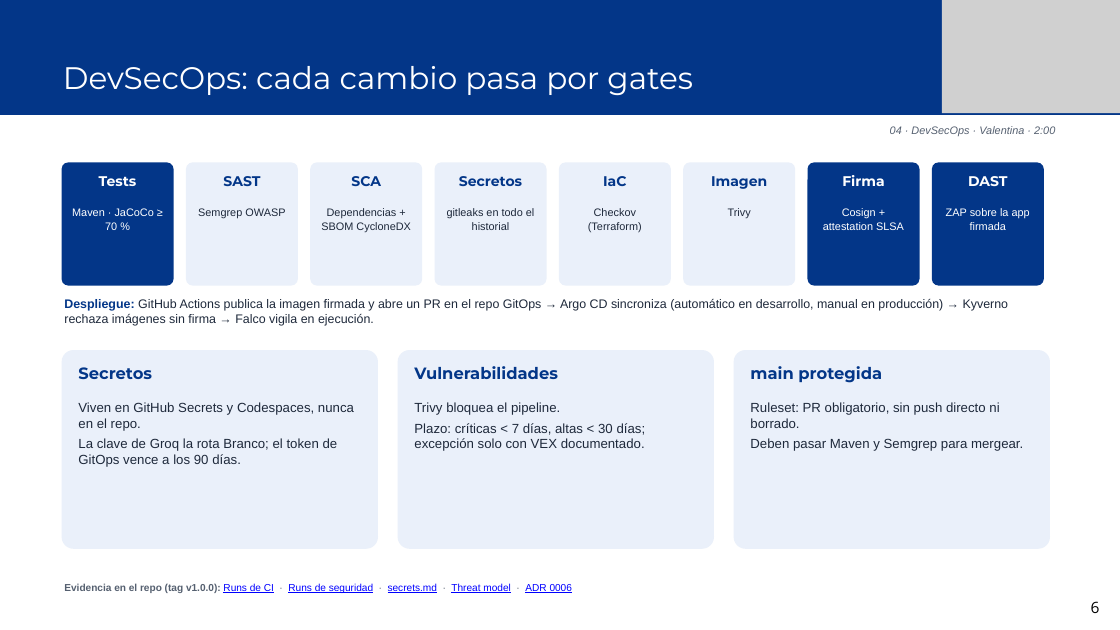
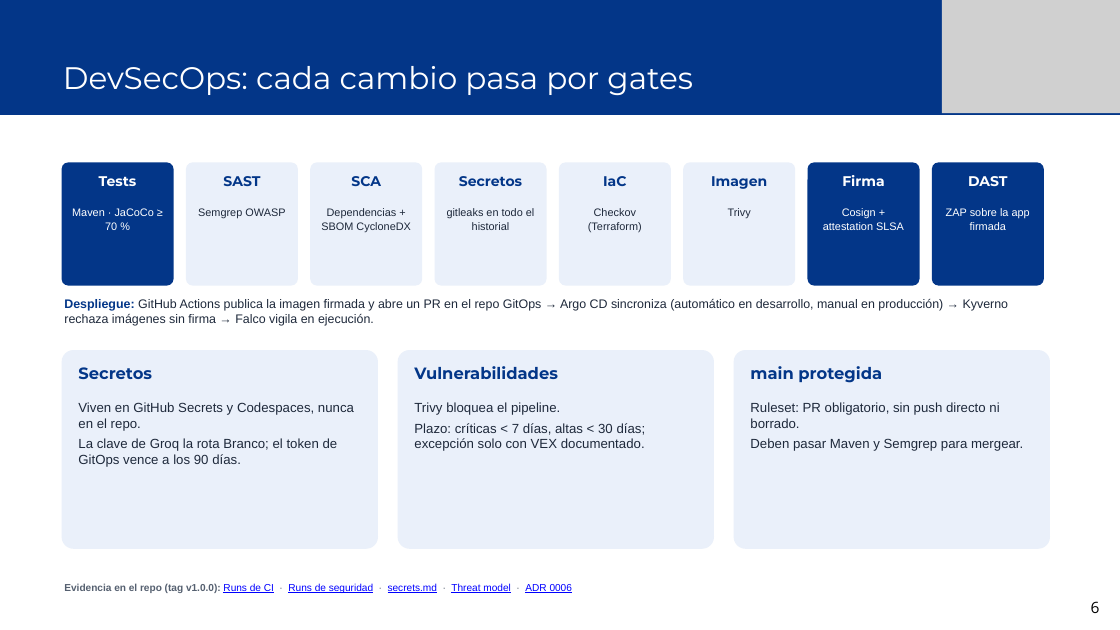
Before and after one commit to merinobranco10/equipo-aulaViva, a slide deck: slide 5 of docs/defensa/AulaViva_S18_Defensa_Deck.pptx (slide 6 before the commit). Drawn at 1120x630 pixels with LibreOffice and Linux fonts; fonts in the diff are those of the drawing; grey boxes stand for pictures. Boxes give left, top, right and bottom in pixels: in the first picture for what was removed or moved away, otherwise in the second. Text is boxed around its words. In the diff, an @@ line names an element or a change of style, - is before the commit and + after.

```diff
--- a/docs/defensa/AulaViva_S18_Defensa_Deck.pptx
+++ b/docs/defensa/AulaViva_S18_Defensa_Deck.pptx
@@ text removed at [890,126,1055,136] @@
-04 · DevSecOps · Valentina · 2:00
```
Also in this commit, not shown: 13 other slides changed, 2 other files.
